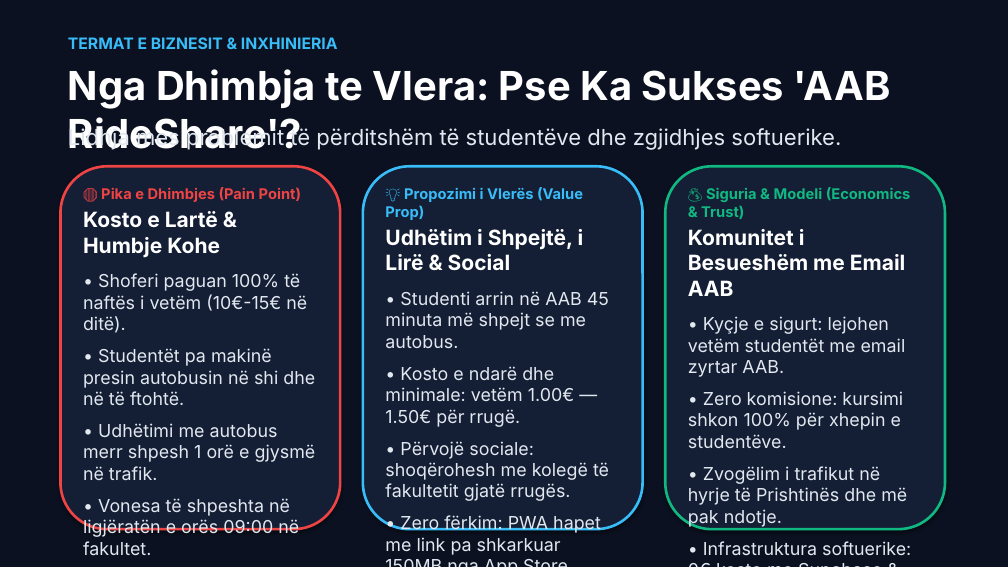
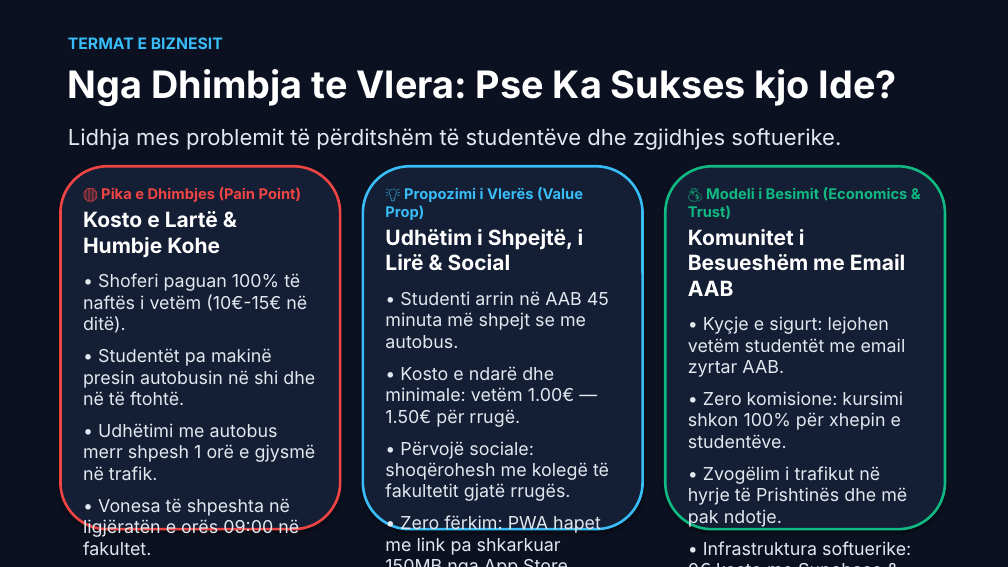
Before and after one commit to arbenl/arbenl.github.io, a slide deck: slide 7 of Jave1_Hyrje_Nextjs_PWA_Copilot_2026.pptx (slide 5 before the commit). Drawn at 1008x567 pixels with LibreOffice and Linux fonts; fonts in the diff are those of the drawing. Boxes give left, top, right and bottom in pixels: in the first picture for what was removed or moved away, otherwise in the second. Text is boxed around its words. In the diff, an @@ line names an element or a change of style, - is before the commit and + after.

```diff
--- a/Jave1_Hyrje_Nextjs_PWA_Copilot_2026.pptx
+++ b/Jave1_Hyrje_Nextjs_PWA_Copilot_2026.pptx
@@ text at (68, 37, 223, 49): text changed @@
-TERMAT E BIZNESIT & INXHINIERIA
+TERMAT E BIZNESIT
@@ text at (68, 69, 897, 106): text changed; size 38 to 36 pt @@
-Nga Dhimbja te Vlera: Pse Ka Sukses 'AAB RideShare'?
+Nga Dhimbja te Vlera: Pse Ka Sukses kjo Ide?
@@ text at (688, 187, 908, 219): text changed @@
-💰 Siguria & Modeli (Economics & Trust)
+💰 Modeli i Besimit (Economics & Trust)
```
Also in this commit, not shown: 17 other slides changed, 2 slides added, 1 slide removed, 1 other file.
